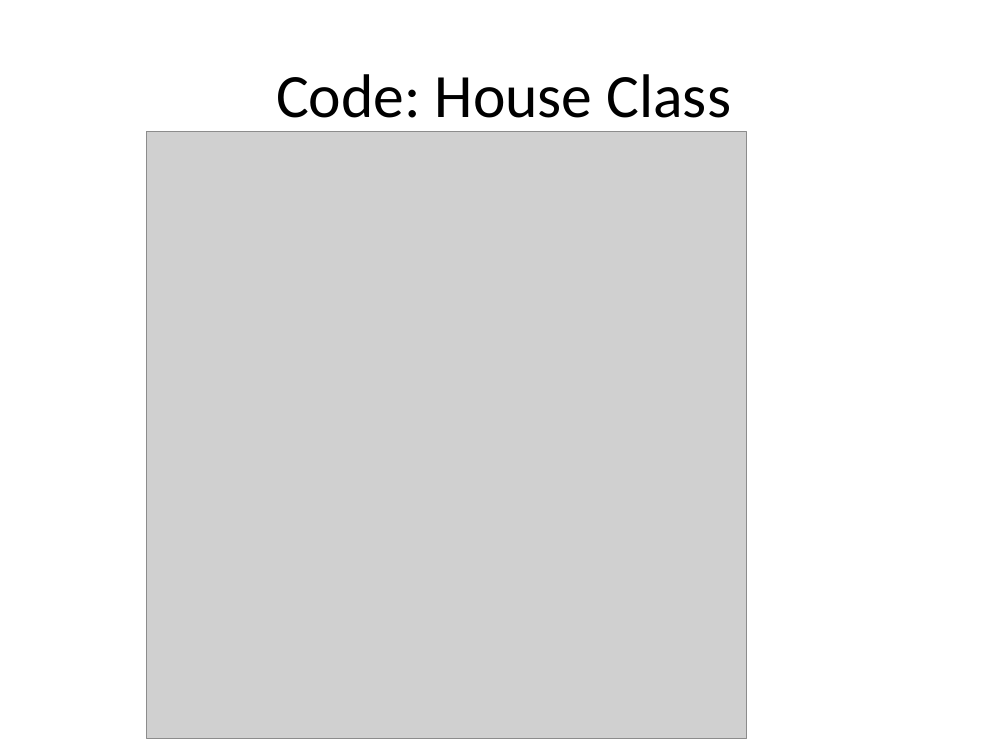
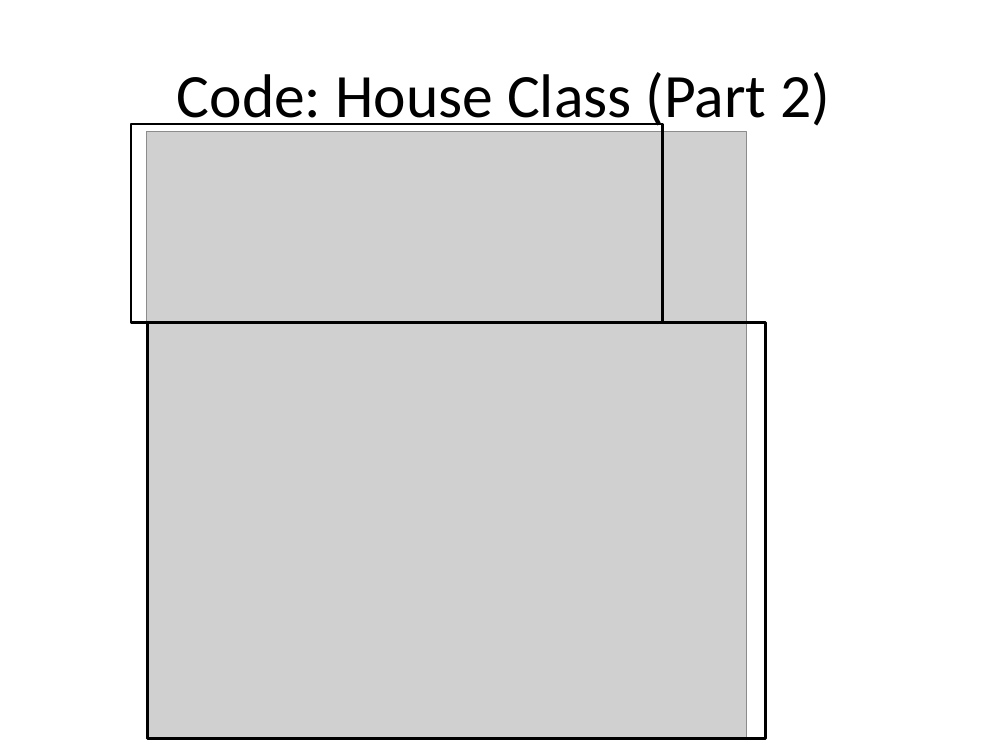
Before and after one commit to jzrlza/SmartHomePrototype, a slide deck: slide 16 of project_presentation.pptx (slide 14 before the commit). Drawn at 1008x756 pixels with LibreOffice and Linux fonts; fonts in the diff are those of the drawing; grey boxes stand for pictures. Boxes give left, top, right and bottom in pixels: in the first picture for what was removed or moved away, otherwise in the second. Text is boxed around its words. In the diff, an @@ line names an element or a change of style, - is before the commit and + after.

```diff
--- a/project_presentation.pptx
+++ b/project_presentation.pptx
@@ title at box(177, 72, 830, 132): text changed @@
-Code: House Class
+Code: House Class (Part 2)
@@ rectangle added at box(131, 124, 663, 323), outline #000000 2 pt @@
@@ rectangle added at box(148, 323, 766, 739), outline #000000 2 pt @@
```
Also in this commit, not shown: 9 other slides changed, 11 slides added, 8 slides removed.
